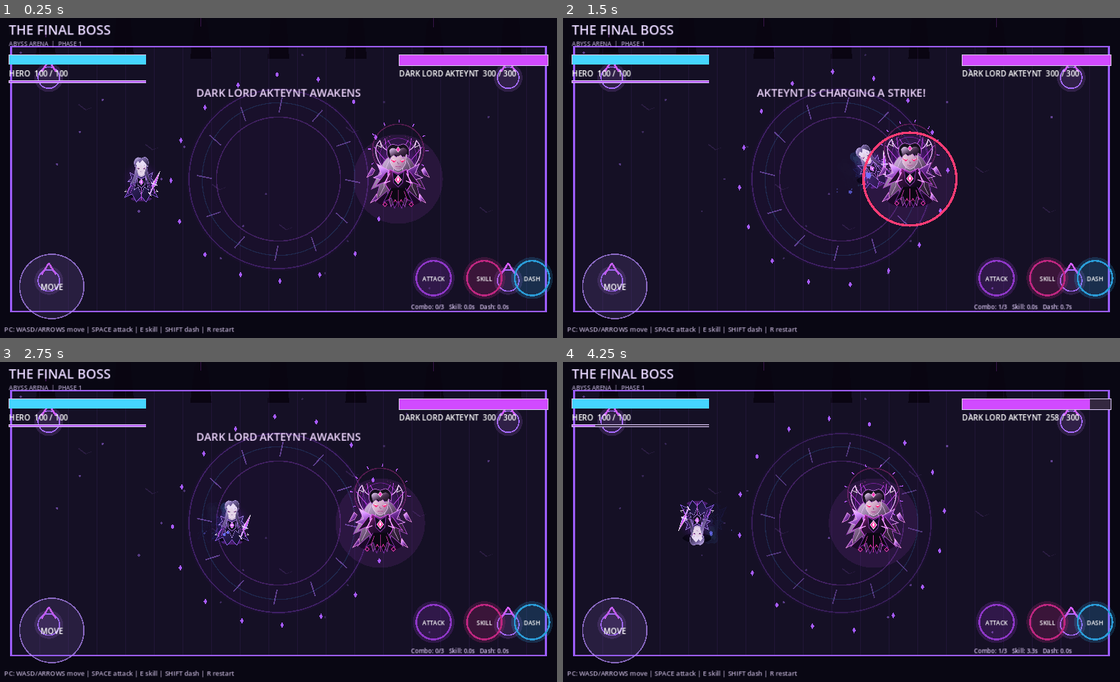
Above: before the commit, frames 1-4 (two rows, left to right).
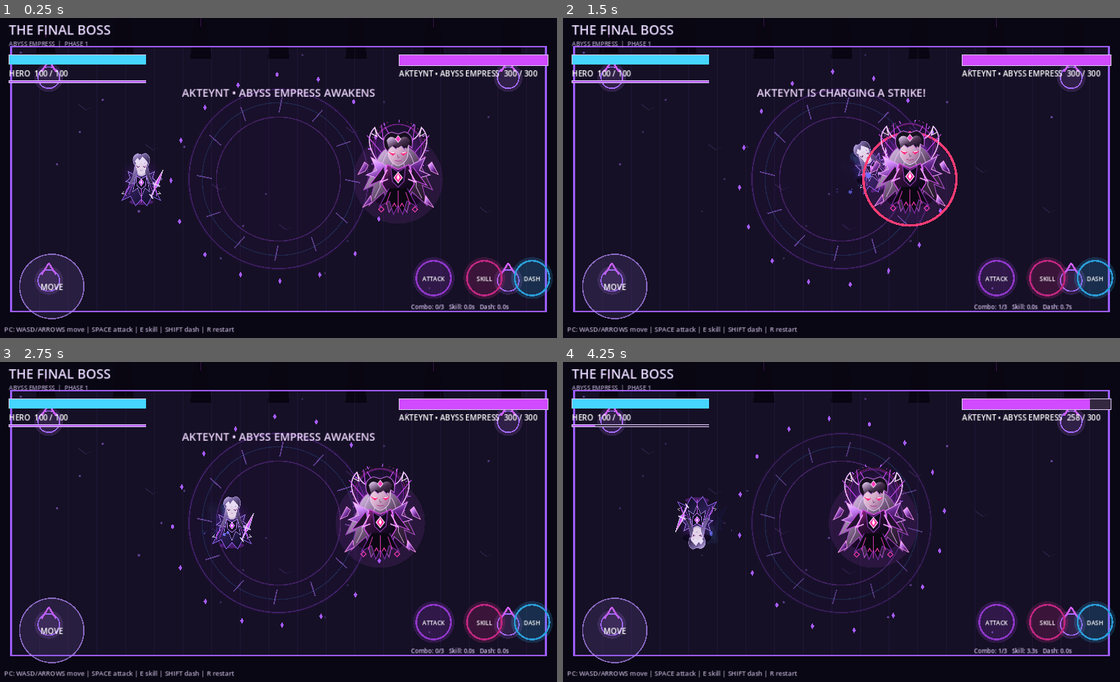
Above: after the commit, the same moments.

Repository: diyorxushvaqtov00-hub/the-final-boss
Game: Godot game, scene res://scenes/main.tscn
Two runs of this game, one before a commit and one after it. Both use one fixed random seed, a clock stepped at 60 frames per second and the inputs below.
Inputs (mouse positions are in pixels of both pictures, inside the frame that each line leads up to):
- Up to frame 1 (0.25 s): no input
- Up to frame 2 (1.5 s): tap Enter at 0.5 s; move the mouse to (969, 162) at 0.52 s; hold D 0.53-1.25 s; hold Shift 0.53-1.25 s; click (969, 162) at 0.67 s; tap Space at 0.77 s; drag from (724, 194) to (813, 242) at 1.27 s
- Up to frame 3 (2.75 s): move the mouse to (334, 451) at 2.02 s; hold D from 2.03 s (still down); tap R at 2.1 s
- Up to frame 4 (4.25 s): release D at 2.75 s; drag from (813, 586) to (668, 474) at 2.77 s; move the mouse to (1014, 570) at 3.52 s; hold A from 3.53 s (still down); hold E from 3.53 s (still down); tap Space at 3.77 s

The runs differ from the first frame. In frame 1, 3.5% of the frame differs, in the area x 5-97%, y 7-62%; in frame 2, 2.6%; in frame 3, 3.5%; in frame 4, 2.9%.

Commit message:
Make Akteynt the Abyss Empress and give the boss stronger screen presence

Diff:
--- a/scripts/main.gd
+++ b/scripts/main.gd
@@ -19,7 +19,7 @@
 var attack_cooldown := 0.0
 var skill_cooldown := 0.0
 var hurt_cooldown := 0.0
-var message := "DARK LORD AKTEYNT AWAKENS"
+var message := "AKTEYNT • ABYSS EMPRESS AWAKENS"
 var message_time := 2.5
 var touch_direction := Vector2.ZERO
 var move_touch_id := -1
@@ -285,7 +285,7 @@
 	if boss_hp <= 0:
 		game_over = true
 		victory = true
-		message = "THE DARK LORD HAS FALLEN"
+		message = "THE ABYSS EMPRESS HAS FALLEN"
 		message_time = 999.0
 
 func _restart() -> void:
@@ -326,7 +326,7 @@
 	facing = Vector2.RIGHT
 	game_over = false
 	victory = false
-	message = "DARK LORD AKTEYNT AWAKENS"
+	message = "AKTEYNT • ABYSS EMPRESS AWAKENS"
 	message_time = 2.0
 
 func _input(event: InputEvent) -> void:
@@ -458,7 +458,7 @@
 	if hit_flash > 0.0 and hurt_cooldown > 0.0:
 		draw_circle(player_pos, 42.0, Color(1.0, 0.15, 0.25, 0.22))
 	draw_set_transform(player_pos + Vector2(0, hero_bob), facing.angle(), Vector2.ONE)
-	draw_texture_rect(HERO_TEXTURE, Rect2(-42, -42, 84, 84), false)
+	draw_texture_rect(HERO_TEXTURE, Rect2(-49, -49, 98, 98), false)
 	draw_set_transform(Vector2.ZERO, 0.0, Vector2.ONE)
 
 	# Tiny particles make dashes and hits feel responsive without heavy assets.
@@ -489,18 +489,19 @@
 			var strike_fade := boss_strike_timer / 0.30
 			var strike_angle := (player_pos - boss_pos).angle()
 			draw_arc(boss_pos, 94.0 + (1.0 - strike_fade) * 24.0, strike_angle - 1.0, strike_angle + 1.0, 24, Color(1.0, 0.16, 0.52, strike_fade), 10.0)
-		var boss_rect := Rect2(boss_pos + Vector2(-64, -72 + boss_bob), Vector2(128, 128))
+		var boss_scale := 1.0 if boss_hp > 150 else 1.10 + sin(arena_time * 2.8) * 0.025
+		var boss_rect := Rect2(boss_pos + Vector2(-82 * boss_scale, -96 * boss_scale + boss_bob), Vector2(164 * boss_scale, 164 * boss_scale))
 		draw_texture_rect(AKTEYNT_TEXTURE, boss_rect, false)
 	else:
 		draw_circle(boss_pos, 35.0, Color(0.55, 0.25, 0.75, 0.25))
 
 	draw_string(ThemeDB.fallback_font, Vector2(28, 28), "THE FINAL BOSS", HORIZONTAL_ALIGNMENT_LEFT, -1, 22, Color("#e8d8ff"))
-	draw_string(ThemeDB.fallback_font, Vector2(28, 47), "ABYSS ARENA  |  PHASE %d" % (2 if boss_hp <= 150 else 1), HORIZONTAL_ALIGNMENT_LEFT, -1, 10, Color("#a89abf"))
+	draw_string(ThemeDB.fallback_font, Vector2(28, 47), "ABYSS EMPRESS  |  PHASE %d" % (2 if boss_hp <= 150 else 1), HORIZONTAL_ALIGNMENT_LEFT, -1, 10, Color("#a89abf"))
 	_draw_bar(Vector2(28, 62), 230.0, 16.0, float(player_hp) / PLAYER_MAX_HP, Color("#45d5ff"))
 	draw_string(ThemeDB.fallback_font, Vector2(28, 98), "HERO  %d / %d" % [player_hp, PLAYER_MAX_HP], HORIZONTAL_ALIGNMENT_LEFT, -1, 13, Color.WHITE)
 	_draw_bar(Vector2(28, 105), 230.0, 4.0, 1.0 - skill_cooldown / 4.0, Color("#b85cff"))
 	_draw_bar(Vector2(screen_size.x - 278, 62), 250.0, 18.0, float(boss_hp) / BOSS_MAX_HP, Color("#d14aff") if boss_hp > 150 else Color("#ff367e"))
-	draw_string(ThemeDB.fallback_font, Vector2(screen_size.x - 278, 98), "DARK LORD AKTEYNT  %d / %d" % [boss_hp, BOSS_MAX_HP], HORIZONTAL_ALIGNMENT_LEFT, -1, 13, Color.WHITE)
+	draw_string(ThemeDB.fallback_font, Vector2(screen_size.x - 278, 98), "AKTEYNT • ABYSS EMPRESS  %d / %d" % [boss_hp, BOSS_MAX_HP], HORIZONTAL_ALIGNMENT_LEFT, -1, 13, Color.WHITE)
 
 	if message_time > 0.0:
 		draw_string(ThemeDB.fallback_font, Vector2(0, 132), message, HORIZONTAL_ALIGNMENT_CENTER, screen_size.x, 18, Color("#f0d7ff"))
